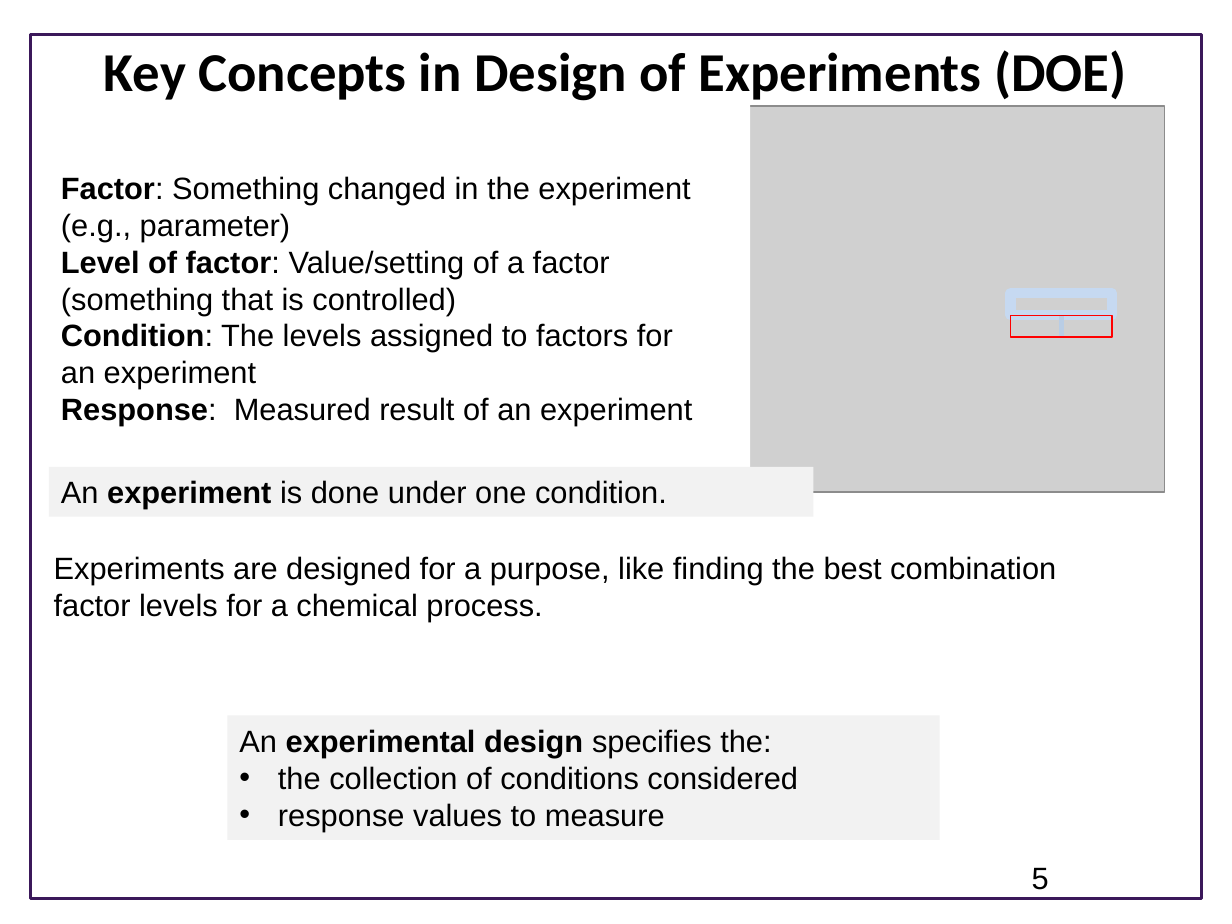
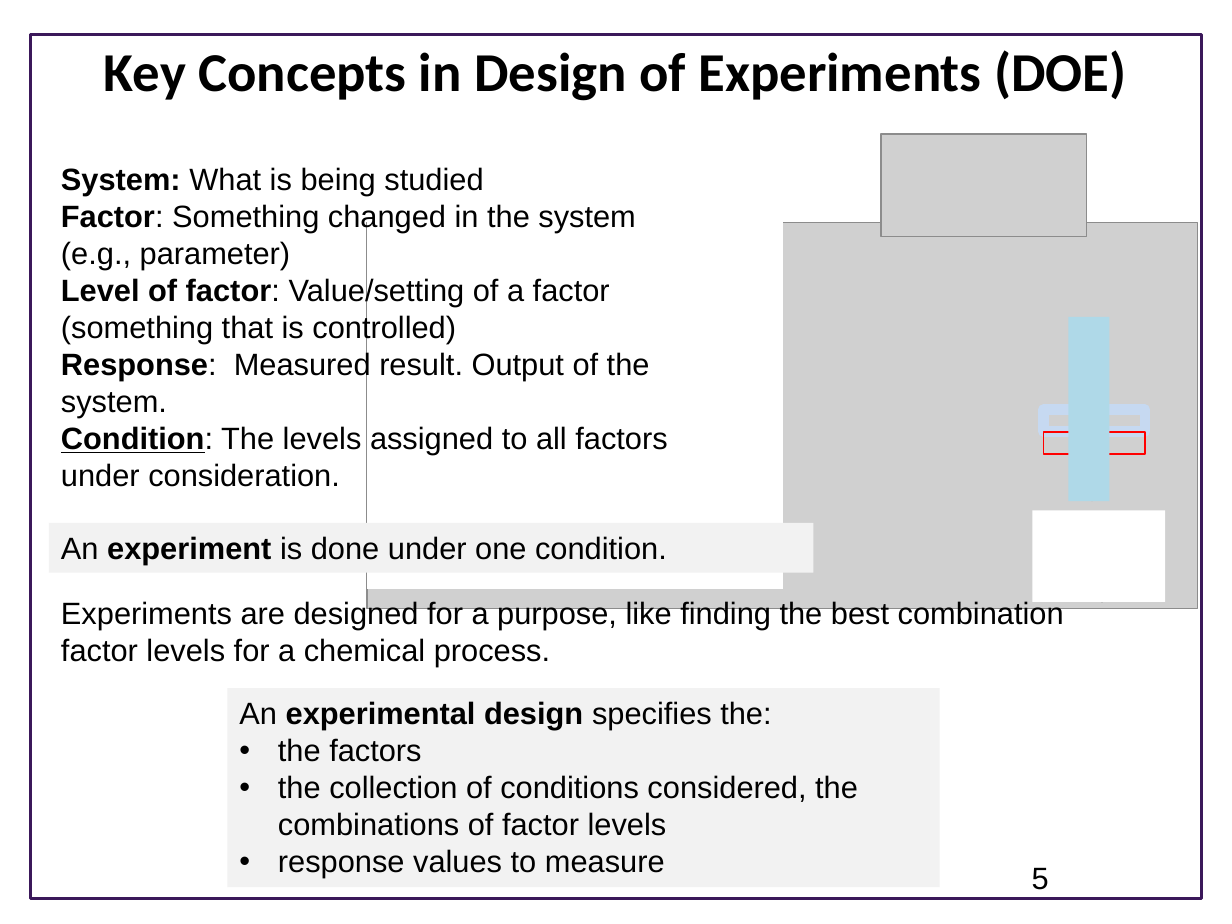
Before and after one commit to ModelEngineering/BIOEN-437, a slide deck: slide 5 of Lectures/Design-Of-Experiments/doe_overview.pptx. Drawn at 1232x924 pixels with LibreOffice and Linux fonts; fonts in the diff are those of the drawing; grey boxes stand for pictures; background and template pictures are left out. Boxes give left, top, right and bottom in pixels: in the first picture for what was removed or moved away, otherwise in the second. Text is boxed around its words. In the diff, an @@ line names an element or a change of style, - is before the commit and + after.

```diff
--- a/Lectures/Design-Of-Experiments/doe_overview.pptx
+++ b/Lectures/Design-Of-Experiments/doe_overview.pptx
@@ picture added at box(881, 134, 1087, 238) @@
@@ text "System: What is being studied": place and size @@
-text "System: What is being studied" at box(61, 176, 692, 426)
+text "System: What is being studied" at box(61, 167, 667, 487)
@@ text at box(61, 167, 635, 269): text changed @@
-Factor: Something changed in the experiment (e.g., parameter)
+System: What is being studied
+Factor: Something changed in the system (e.g., parameter)
@@ rectangle: place and size @@
-rectangle at box(334, 103, 750, 472)
+rectangle at box(367, 221, 784, 589)
@@ line removed from (1061, 315) to (1061, 338) @@
@@ rectangle added at box(1068, 317, 1109, 501), fill #AFD9E8 @@
@@ text at box(61, 350, 667, 487): text changed @@
-Condition: The levels assigned to factors for an experiment
-Response: Measured result of an experiment
+Response: Measured result. Output of the system.
+Condition: The levels assigned to all factors under consideration.
@@ 2 rectangles, 1 picture: place and size @@
-2 rectangles, 1 picture at box(334, 106, 1164, 492)
+2 rectangles, 1 picture at box(367, 223, 1198, 609)
@@ rectangle "An experiment is done under ...": place and size @@
-rectangle "An experiment is done under ..." at box(49, 467, 814, 516)
+rectangle "An experiment is done under ..." at box(49, 524, 814, 573)
@@ rectangle added at box(1032, 510, 1165, 601), fill #FFFFFF @@
@@ text "Experiments are designed for a ...": place and size @@
-text "Experiments are designed for a ..." at box(54, 556, 1056, 622)
+text "Experiments are designed for a ..." at box(61, 599, 1064, 666)
@@ rectangle "An experimental design specifies the:": place and size @@
-rectangle "An experimental design specifies the:" at box(227, 716, 939, 840)
+rectangle "An experimental design specifies the:" at box(227, 689, 939, 888)
@@ text in rectangle at box(278, 738, 858, 836): text changed @@
-• the collection of conditions considered
+• the factors
+• the collection of conditions considered, the combinations of factor levels
```
Also in this commit, not shown: 5 other slides changed, 1 slide added, 4 other files.
